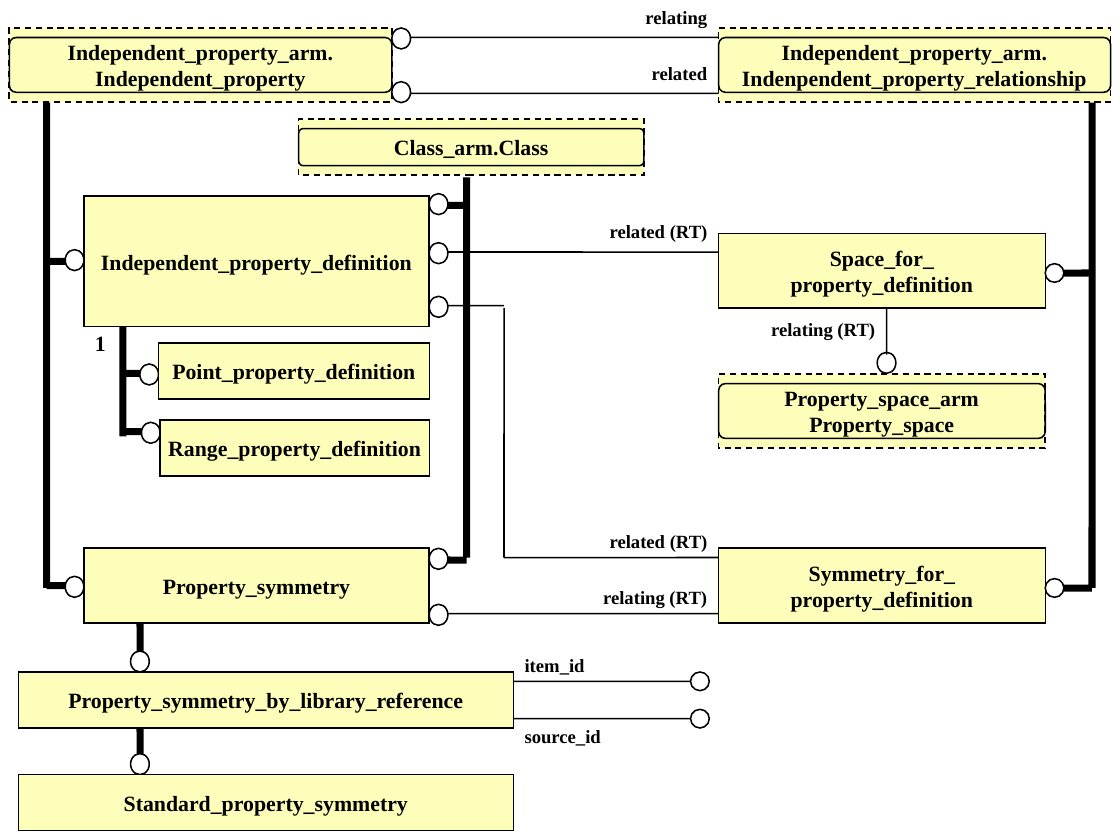
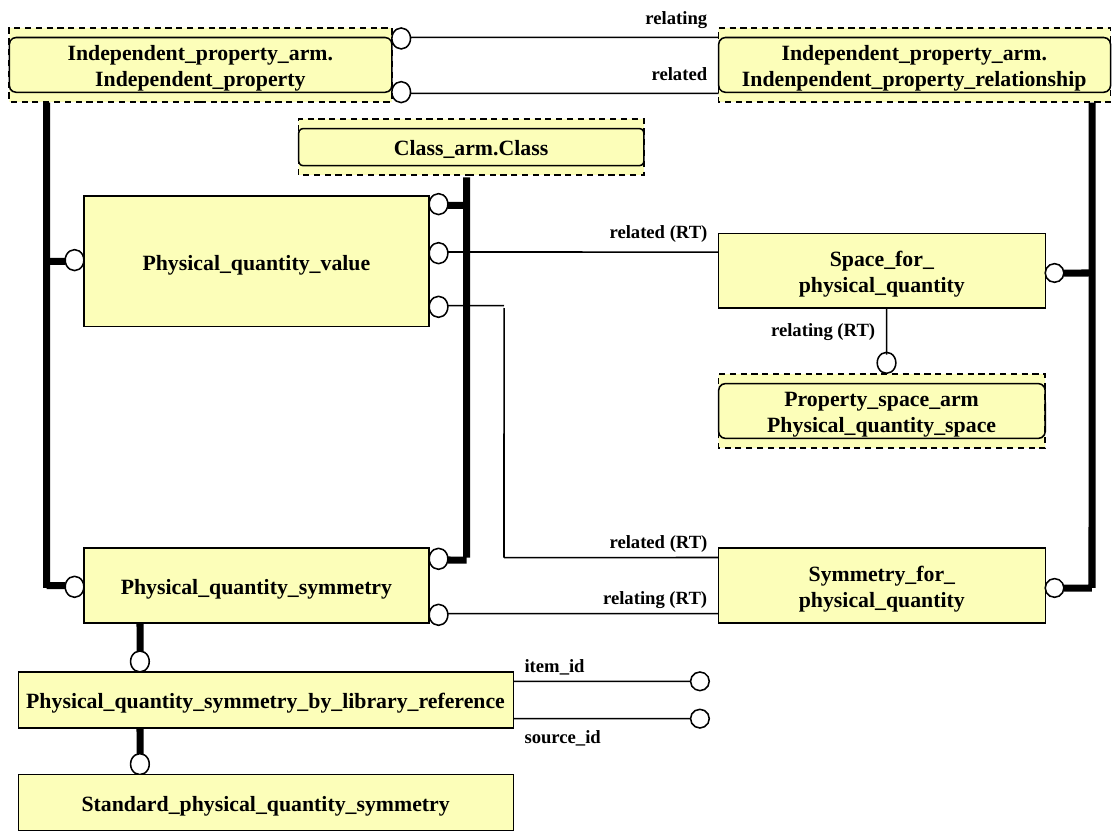
Before and after one commit to starseeker/stepmod_mirror, a slide deck: slide 3 of data/modules/independent_property_definition/independent_property_definition.ppt. Drawn at 1120x840 pixels with LibreOffice and Linux fonts; fonts in the diff are those of the drawing. Boxes give left, top, right and bottom in pixels: in the first picture for what was removed or moved away, otherwise in the second. Text is boxed around its words. In the diff, an @@ line names an element or a change of style, - is before the commit and + after.

Commit message:
getting range right

```diff
--- a/data/modules/independent_property_definition/independent_property_definition.ppt
+++ b/data/modules/independent_property_definition/independent_property_definition.ppt
@@ text in rectangle at box(143, 255, 371, 275): text changed @@
-Independent_property_definition
+Physical_quantity_value
@@ text in rectangle at box(799, 277, 965, 297): text changed @@
-property_definition
+physical_quantity
@@ line removed from (123, 325) to (123, 437) @@
@@ text removed at box(95, 336, 106, 351) @@
-1
@@ rectangle removed at box(159, 343, 430, 399) @@
-Point_property_definition
@@ line removed from (121, 373) to (140, 373) @@
@@ ellipse removed at box(140, 364, 159, 385) @@
@@ text in rectangle at box(767, 417, 996, 437): text changed @@
-Property_space
+Physical_quantity_space
@@ line removed from (123, 431) to (141, 431) @@
@@ ellipse removed at box(141, 422, 160, 444) @@
@@ rectangle removed at box(160, 420, 429, 476) @@
-Range_property_definition
@@ text in rectangle at box(121, 579, 392, 599): text changed @@
-Property_symmetry
+Physical_quantity_symmetry
@@ text in rectangle at box(799, 592, 965, 612): text changed @@
-property_definition
+physical_quantity
@@ text in rectangle at box(26, 692, 505, 713): text changed @@
-Property_symmetry_by_library_reference
+Physical_quantity_symmetry_by_library_reference
@@ text in rectangle at box(82, 796, 450, 816): text changed @@
-Standard_property_symmetry
+Standard_physical_quantity_symmetry
```
Also in this commit, not shown: 1 other slide changed, 9 other files.
